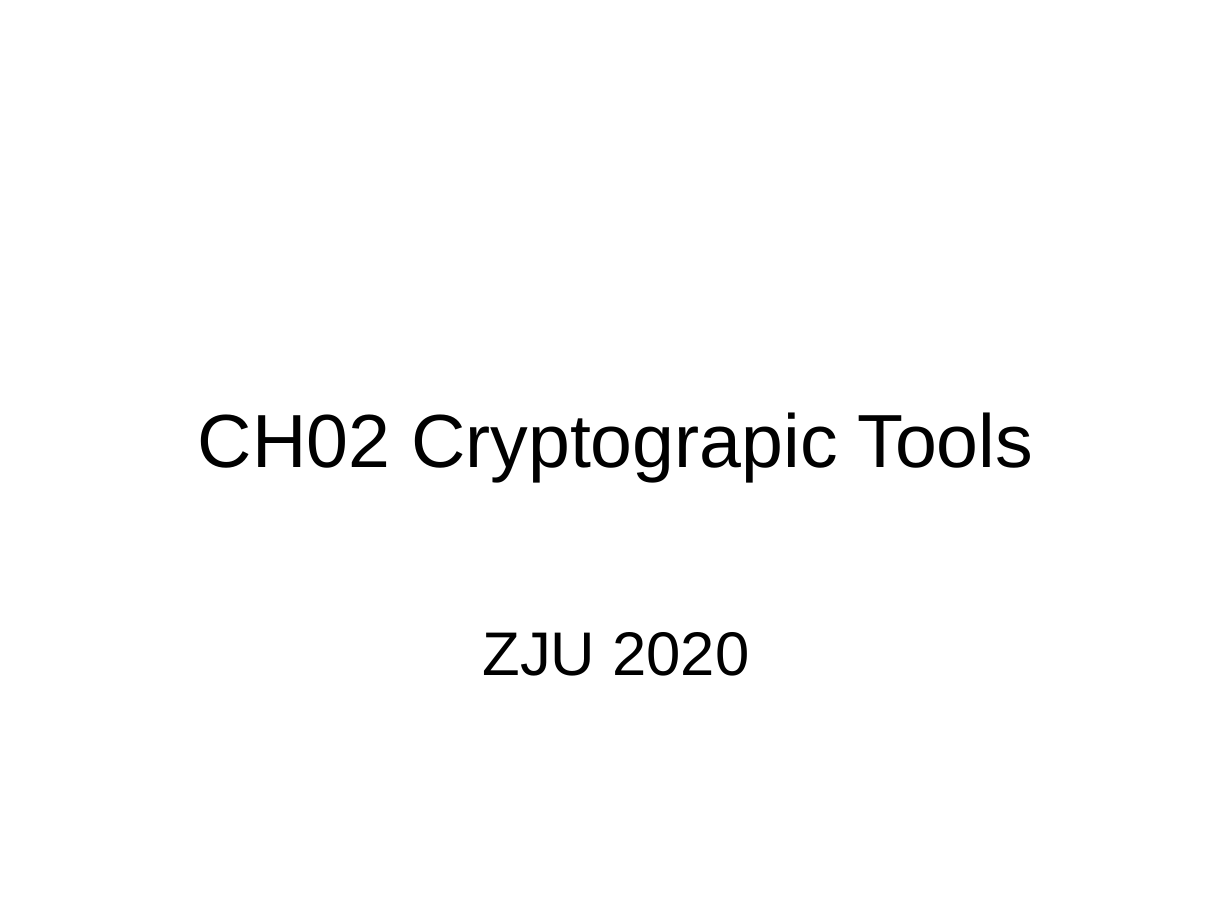
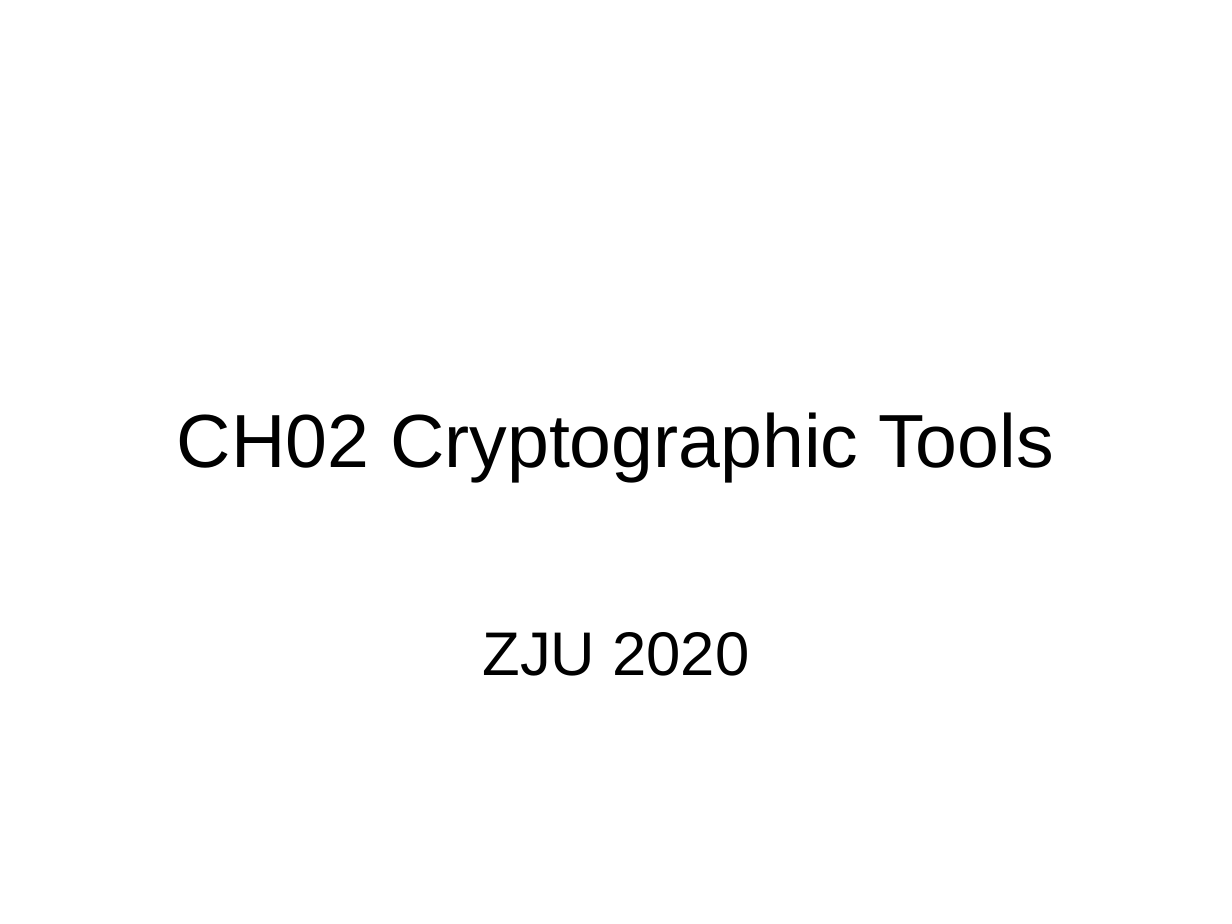
Before and after one commit to gulaoshi/gu.github.io, a slide deck: slide 1 of InfoSec/PPTs/L2-CH02-Cryptograpic Tools.pptx. Drawn at 1232x924 pixels with LibreOffice and Linux fonts; fonts in the diff are those of the drawing. Boxes give left, top, right and bottom in pixels: in the first picture for what was removed or moved away, otherwise in the second. Text is boxed around its words. In the diff, an @@ line names an element or a change of style, - is before the commit and + after.

```diff
--- a/InfoSec/PPTs/L2-CH02-Cryptograpic Tools.pptx
+++ b/InfoSec/PPTs/L2-CH02-Cryptograpic Tools.pptx
@@ title at (x1=177, y1=412, x2=1054, y2=482): text changed @@
-CH02 Cryptograpic Tools
+CH02 Cryptographic Tools
```
Also in this commit, not shown: 5 other slides changed, 1 slide added, 2 other files.
